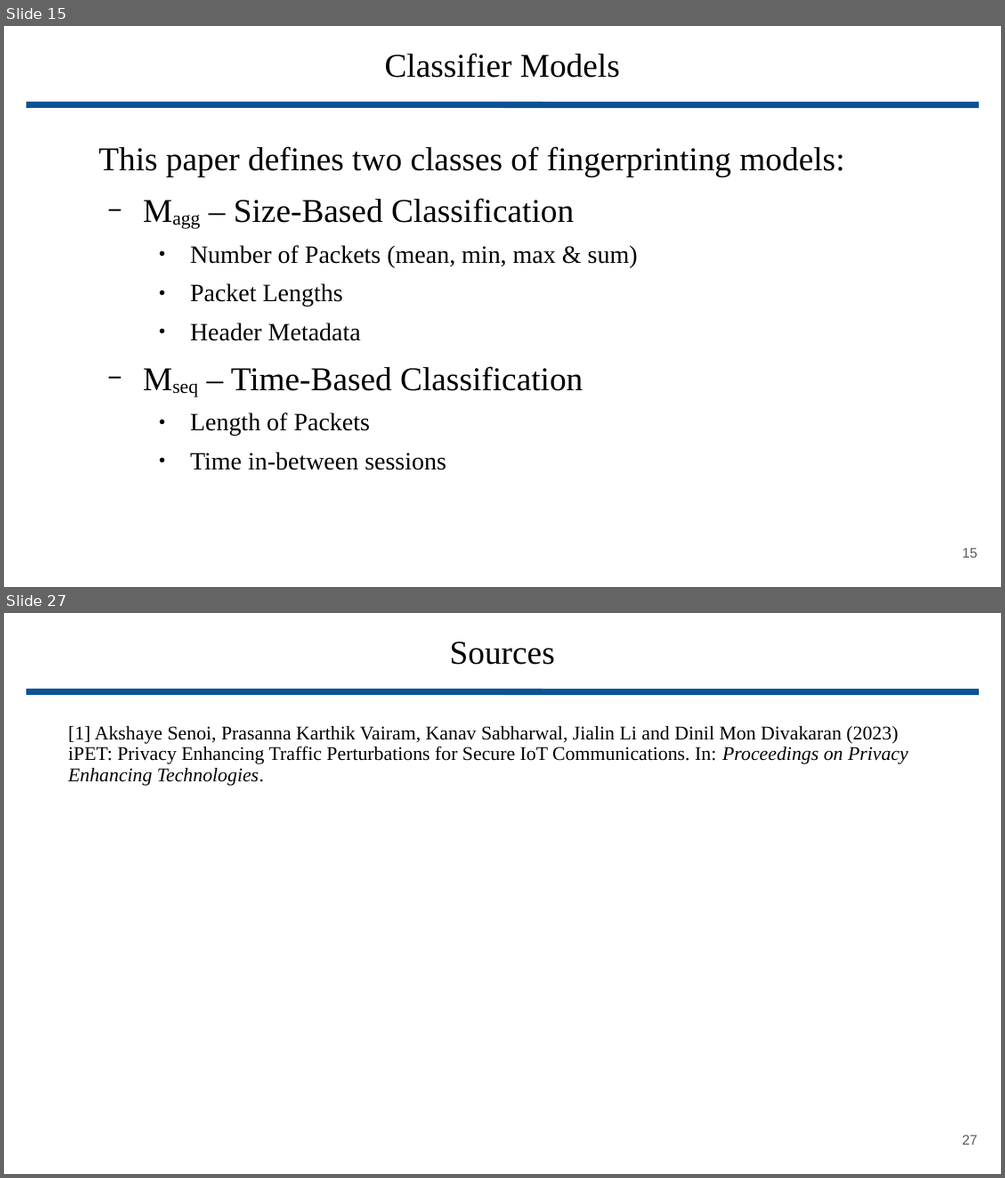
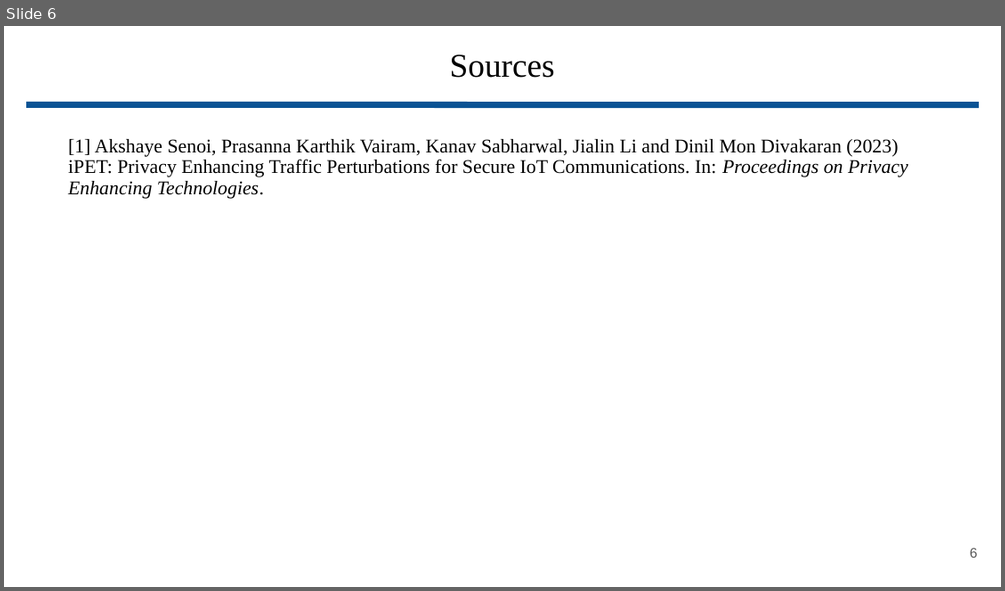
Before and after one commit to wbuz24/analysisProject, a slide deck: final.pptx. Shown one above the other, each under a label of ours: slides 15 and 27 before the commit, slide 6 after it; the slides between them are not shown. The pictures are 1005x1178 and 1005x591 pixels, drawn with LibreOffice and Linux fonts; fonts in the diff are those of the drawing. Boxes give left, top, right and bottom in pixels: in the first picture for what was removed or moved away, otherwise in the second. Text is boxed around its words. In the diff, an @@ line names an element or a change of style, - is before the commit and + after.

```diff
--- a/final.pptx
+++ b/final.pptx
@@ slide 15 removed at (4, 26, 1001, 587), background #FFFFFF @@
@@ title removed at (385, 53, 620, 78) @@
-Classifier Models
@@ line removed from (26, 104) to (979, 104) @@
@@ text removed at (98, 146, 844, 470) @@
-This paper defines two classes of fingerprinting models:
-  − Magg – Size-Based Classification
-    ● Number of Packets (mean, min, max & sum)
-    ● Packet Lengths
-    ● Header Metadata
-  − Mseq – Time-Based Classification
-    ● Length of Packets
-    ● Time in-between sessions
@@ page number removed at (962, 548, 977, 557) @@
-15
@@ what was slide 27 is now slide 6 @@
@@ page number at (970, 548, 978, 557): text changed @@
-27
+6
```
Also in this commit, not shown: 1 slide changed, 4 slides added, 24 other slides removed.
